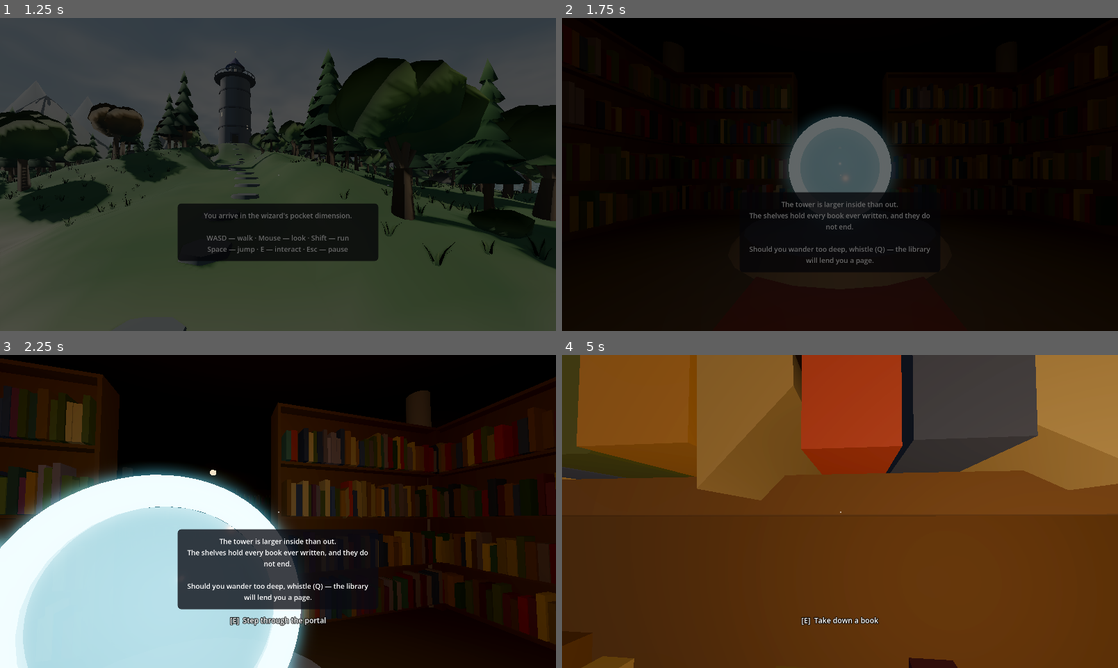
Above: before the commit, frames 1-4 (two rows, left to right).
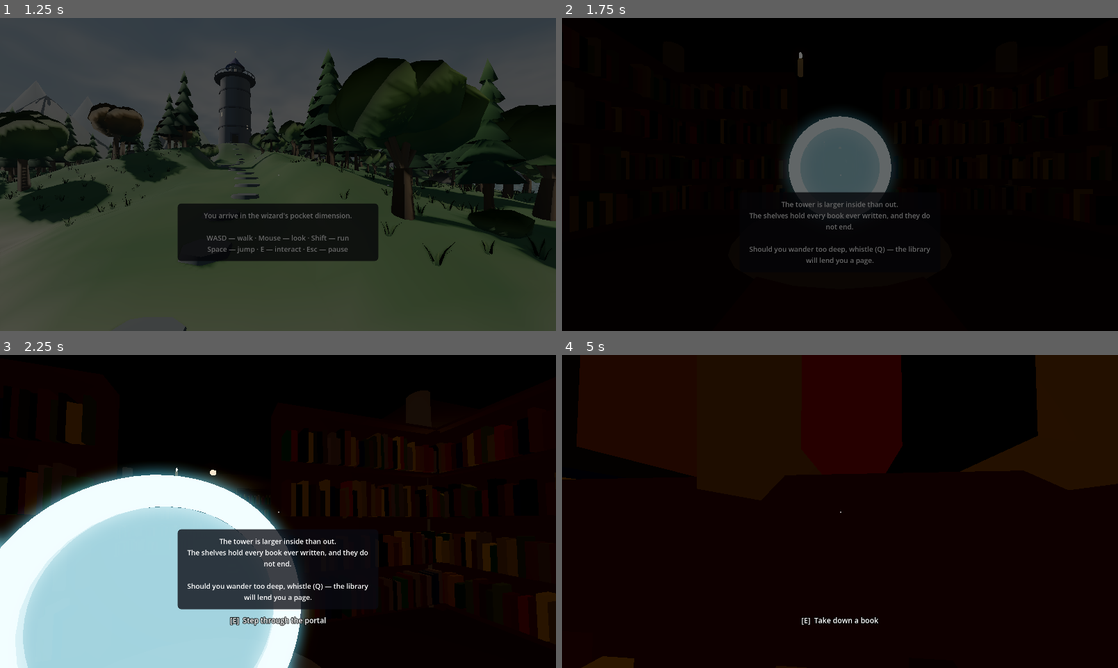
Above: after the commit, the same moments.

Repository: acaylor/isle-of-babel
Game: Godot game, scene res://tests/smoke.tscn
Same seed, same stepped clock (60 frames per second), same inputs: the game is played once before the commit and once after it. This scene is started directly instead of the project's main scene.
Inputs (mouse positions are in pixels of both pictures, inside the frame that each line leads up to):
- Up to frame 1 (1.25 s): move the mouse to (305, 174) at 0.52 s; hold W (move_forward) from 0.53 s (still down); hold F (flip) from 0.53 s (still down); tap Space (jump) at 0.77, 1.07 s
- Up to frame 2 (1.75 s): keep holding W (move_forward); move the mouse to (812, 174) at 1.27 s; release F (flip) at 1.28 s; tap E (interact) at 1.35 s; tap Space (jump) at 1.52 s
- Up to frame 3 (2.25 s): keep holding W (move_forward); tap Space (jump) at 1.82 s; move the mouse to (289, 505) at 2.02 s; hold Shift (sprint) from 2.03 s (still down)
- Up to frame 4 (5 s): keep holding W (move_forward); move the mouse to (834, 517) at 2.77 s; release Shift (sprint) at 2.78 s; tap Q (summon) at 2.85 s; tap Space (jump) at 3.02, 3.32, 3.77, 4.07, 4.52, 4.82 s; move the mouse to (878, 514) at 3.52 s; hold F (flip) 3.53-4.28 s; move the mouse to (795, 508) at 4.27 s; tap E (interact) at 4.35 s

Frame 1 is identical in both runs. In frame 2, 0.7% of the frame differs, in the area x 42-58%, y 10-87%; in frame 3, 11%; in frame 4, 100%, in the area x 0-100%, y 0-100%.

Commit message:
Library: floating candles, and a brighter (but still hushed) gloom
AJ's playtest note: the library reads too dark. Three to five candles
per gallery cell now drift above the stacks - wax cylinder, flickering
emissive flame, and (for three per cell, to bound the streamed light
count) a warm omni. Seeded from a separate rng per cell so existing
furnishing layouts are byte-identical; bob and flicker run through the
scene's single _process pass and prune themselves when cells stream
out. Ambient energy 0.4 -> 0.55 and fog density 0.055 -> 0.042 so the
candlelight actually carries to the shelves.

Smoke: new assertion that streamed cells produce candles; proven to
fail by disabling _build_candles ("library has no floating candles",
observer.gd _fail backtrace), then restored. SMOKE OK.

Co-Authored-By: Claude Fable 5 <noreply@anthropic.com>
Claude-Session: https://claude.ai/code/session_015F88J5raUWELhWR8UkyXCZ

Diff:
--- a/scenes/library.gd
+++ b/scenes/library.gd
@@ -48,6 +48,7 @@
 func _process(delta: float) -> void:
 	_stream_cells(false)
 	_bird_process(delta)
+	_candle_process(delta)
 
 # -- shared geometry -------------------------------------------------------
 
@@ -91,11 +92,11 @@
 	env.background_color = Color(0.01, 0.008, 0.006)
 	env.ambient_light_source = Environment.AMBIENT_SOURCE_COLOR
 	env.ambient_light_color = Color(0.55, 0.45, 0.33)
-	env.ambient_light_energy = 0.4
+	env.ambient_light_energy = 0.55
 	env.tonemap_mode = Environment.TONE_MAPPER_AGX
 	env.fog_enabled = true
 	env.fog_light_color = Color(0.05, 0.035, 0.022)
-	env.fog_density = 0.055
+	env.fog_density = 0.042
 	env.glow_enabled = true
 	var we := WorldEnvironment.new()
 	we.environment = env
@@ -149,6 +150,7 @@
 	_build_edge(root, rng, false)
 
 	_build_lamp(root, c)
+	_build_candles(root, c)
 	if c == Vector2i.ZERO:
 		_build_entrance(root)
 	else:
@@ -221,6 +223,52 @@
 	Forge.sphere(root, 0.18, _lamp_mat, Vector3(0, WALL_H - 1.5, 0))
 	if (c.x + c.y) % 2 == 0:
 		Forge.omni(root, Color(1.0, 0.78, 0.45), 1.1, 11.0, Vector3(0, WALL_H - 1.8, 0))
+
+# -- floating candles --------------------------------------------------------
+# Candles drift above the stacks; enchanted, they never burn down. Seeded
+# separately from the furnishing rng so existing cell layouts stay identical.
+
+var _candles: Array[Dictionary] = []
+var _candle_t := 0.0
+var _wax_mat := Forge.mat(Color(0.93, 0.90, 0.80), 0.6)
+var _flame_mat := Forge.mat(Color(1.0, 0.85, 0.45), 0.3, Color(1.0, 0.72, 0.32), 5.5)
+
+func _build_candles(root: Node3D, c: Vector2i) -> void:
+	var rng := RandomNumberGenerator.new()
+	rng.seed = int(c.x) * 83492791 + int(c.y) * 52859239 + 7
+	var count := rng.randi_range(3, 5)
+	for i in count:
+		var pivot := Node3D.new()
+		root.add_child(pivot)
+		var base := Vector3(rng.randf_range(-4.2, 4.2), rng.randf_range(2.9, 4.4), rng.randf_range(-4.2, 4.2))
+		# Keep clear of the hanging lamp's chain at the cell center.
+		if Vector2(base.x, base.z).length() < 1.3:
+			base.x += 2.2
+		pivot.position = base
+		var h := rng.randf_range(0.22, 0.40)
+		Forge.cyl(pivot, 0.050, 0.055, h, _wax_mat, Vector3(0, h / 2.0, 0), Vector3.ZERO, 8)
+		Forge.sphere(pivot, 0.045, _flame_mat, Vector3(0, h + 0.07, 0), Vector3(0.75, 1.6, 0.75))
+		var entry := {"node": pivot, "base_y": base.y, "phase": rng.randf() * TAU}
+		# Three flames per cell carry real light; extras are set dressing,
+		# keeping the streamed light count bounded.
+		if i < 3:
+			entry["light"] = Forge.omni(pivot, Color(1.0, 0.76, 0.44), 1.6, 8.5, Vector3(0, h + 0.12, 0))
+		_candles.append(entry)
+
+func _candle_process(delta: float) -> void:
+	_candle_t += delta
+	var alive: Array[Dictionary] = []
+	for e: Dictionary in _candles:
+		var n: Node3D = e["node"]
+		if not is_instance_valid(n):
+			continue  # its cell streamed out
+		alive.append(e)
+		var phase: float = e["phase"]
+		n.position.y = float(e["base_y"]) + sin(_candle_t * 0.9 + phase) * 0.18
+		if e.has("light"):
+			var l: OmniLight3D = e["light"]
+			l.light_energy = 0.95 + sin(_candle_t * 7.0 + phase * 3.0) * 0.09
+	_candles = alive
 
 func _build_furniture(root: Node3D, rng: RandomNumberGenerator) -> void:
 	var roll := rng.randf()
--- a/tests/observer.gd
+++ b/tests/observer.gd
@@ -42,6 +42,9 @@
 						library.summon_guide_bird()
 					else:
 						_fail("library has no summon_guide_bird")
+					var candles: Variant = library.get("_candles")
+					if not (candles is Array) or (candles as Array).is_empty():
+						_fail("library has no floating candles")
 					# Park a book-shelf interactable right under the crosshair
 					# so the next stages can exercise the E key end to end.
 					var shape := BoxShape3D.new()
Not shown, changed: CHANGELOG.md
